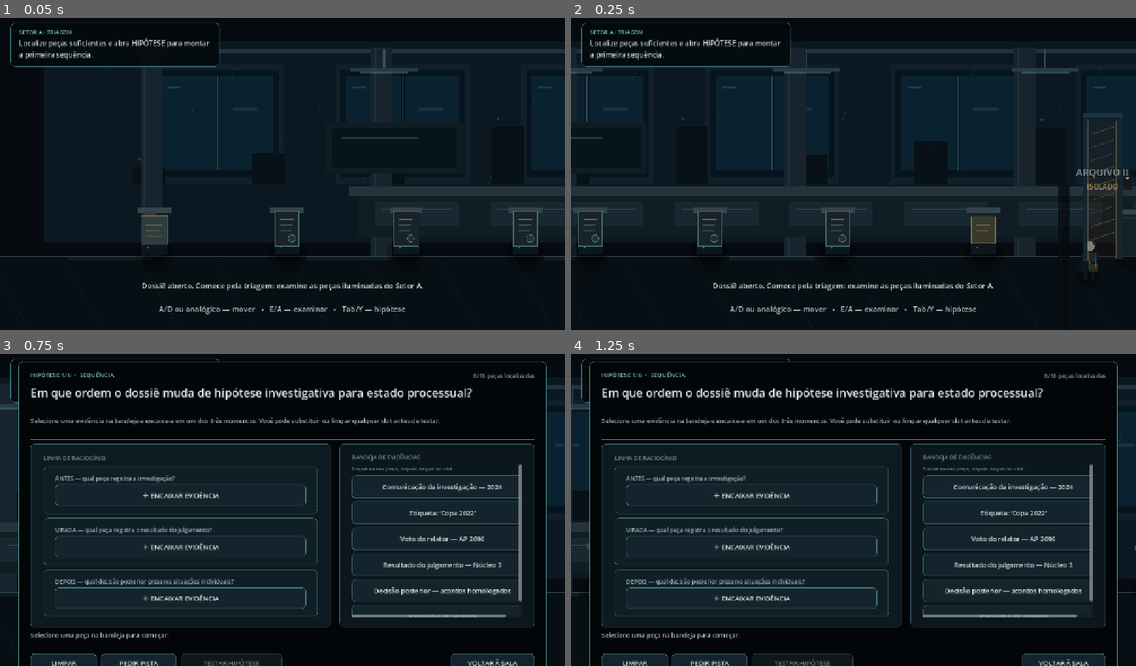
Above: before the commit, frames 1-4 (two rows, left to right).
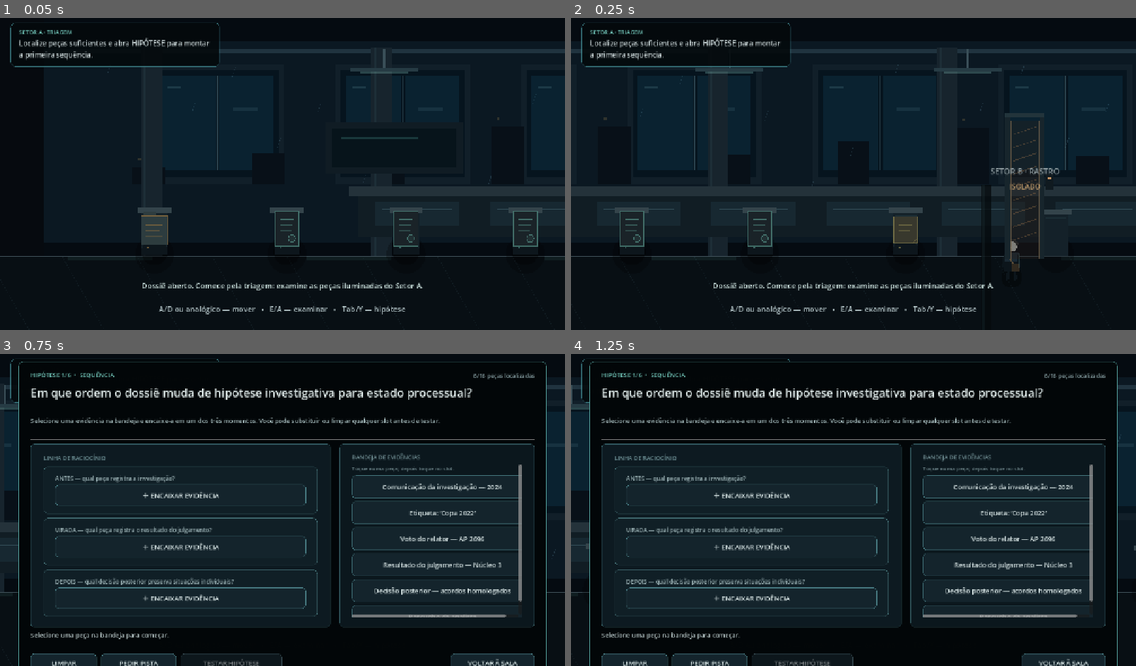
Above: after the commit, the same moments.

Repository: brunosantoss9719-ux/copa-2022
Game: Godot game, scene res://tests/FlowProbe.tscn
Same seed, same stepped clock (60 frames per second), same inputs: the game is played once before the commit and once after it. This scene is started directly instead of the project's main scene.
Inputs:
- Up to frame 1 (0.05 s): no input
- Up to frame 2 (0.25 s): no input
- Up to frame 3 (0.75 s): tap Enter at 0.5 s; hold D (move_right) from 0.53 s (still down); hold Tab (case_board) from 0.53 s (still down)
- Up to frame 4 (1.25 s): keep holding D (move_right); keep holding Tab (case_board)

Frame 1 is identical in both runs. In frame 2, 6.3% of the frame differs, in the area x 0-100%, y 9-82%; in frame 3, 0.1%; in frame 4, less than 0.1%.
Error in both runs: Trying to assign value of type 'Nil' to a variable of type 'Array'. (res://tests/flow_probe.gd:64)

Commit message:
feat: relabel world as investigative sectors

Diff:
--- a/scenes/Main.tscn
+++ b/scenes/Main.tscn
@@ -41,16 +41,16 @@
 offset_top = 346.0
 offset_right = 112.0
 offset_bottom = 380.0
-text = "ARQUIVO II"
+text = "SETOR B · RASTRO"
 horizontal_alignment = 1
-theme_override_font_sizes/font_size = 22
+theme_override_font_sizes/font_size = 18
 
 [node name="State" type="Label" parent="PhaseGate"]
 offset_left = -132.0
 offset_top = 382.0
 offset_right = 132.0
 offset_bottom = 414.0
-text = "ACESSO PENDENTE"
+text = "ISOLADO"
 horizontal_alignment = 1
 theme_override_font_sizes/font_size = 16
 
@@ -64,7 +64,7 @@
 offset_top = 346.0
 offset_right = 132.0
 offset_bottom = 380.0
-text = "ARQUIVO III"
+text = "SETOR C · INDIVIDUALIZAÇÃO"
 horizontal_alignment = 1
 theme_override_font_sizes/font_size = 22
 
@@ -73,7 +73,7 @@
 offset_top = 382.0
 offset_right = 132.0
 offset_bottom = 414.0
-text = "ACESSO PENDENTE"
+text = "ISOLADO"
 horizontal_alignment = 1
 theme_override_font_sizes/font_size = 16
 
@@ -87,7 +87,7 @@
 offset_top = 346.0
 offset_right = 132.0
 offset_bottom = 380.0
-text = "ARQUIVO IV"
+text = "SETOR D · CONTRADITÓRIO"
 horizontal_alignment = 1
 theme_override_font_sizes/font_size = 22
 
@@ -96,7 +96,7 @@
 offset_top = 382.0
 offset_right = 132.0
 offset_bottom = 414.0
-text = "ACESSO PENDENTE"
+text = "ISOLADO"
 horizontal_alignment = 1
 theme_override_font_sizes/font_size = 16
 
@@ -117,7 +117,7 @@
 [node name="Camera2D" type="Camera2D" parent="Investigator"]
 position = Vector2(0, -192)
 position_smoothing_enabled = true
-position_smoothing_speed = 5.0
+position_smoothing_speed = 6.5
 limit_left = 0
 limit_top = 0
 limit_right = 4900
